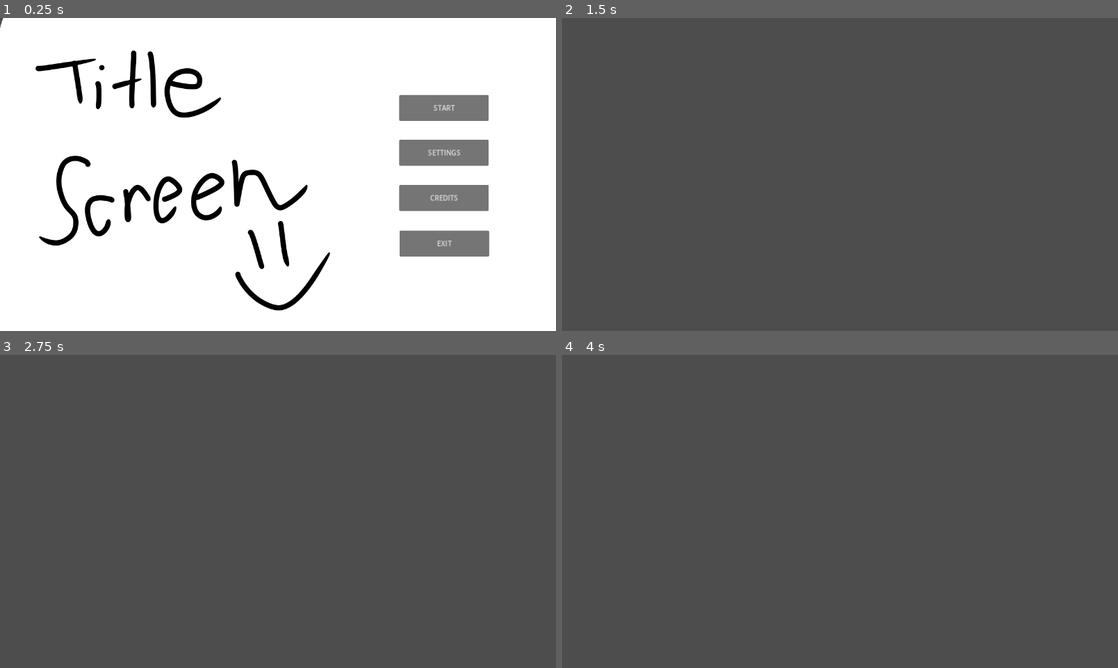
Above: before the commit, frames 1-4 (two rows, left to right).
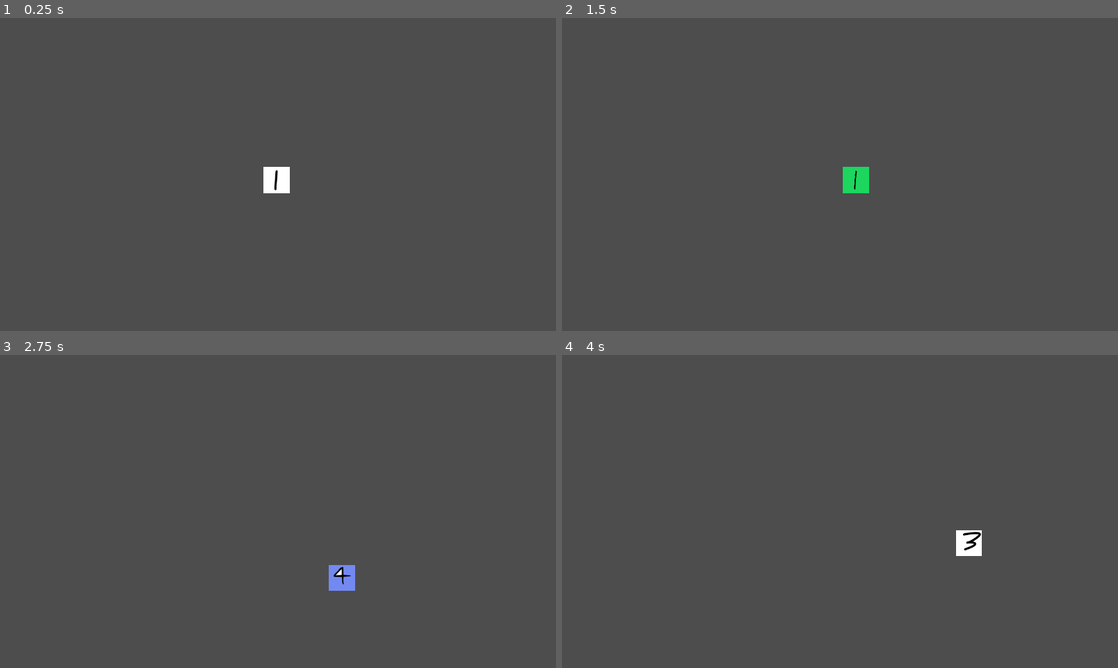
Above: after the commit, the same moments.

Repository: gracexuwt/gdc_jam
Game: Godot game, scene res://scenes/player/player.tscn
The game is run twice, just before and just after one commit, with the same random seed, the same clock (stepped at 60 frames per second) and the same inputs. Before the commit the project starts from res://scenes/menus/title_screen.tscn.
Inputs (mouse positions are in pixels of both pictures, inside the frame that each line leads up to):
- Up to frame 1 (0.25 s): no input
- Up to frame 2 (1.5 s): click (1006, 108) at 0.5 s, where only the run before the commit has a clickable "START"; tap Enter at 1.25 s; hold D (right, bound only after the commit) from 1.28 s (still down)
- Up to frame 3 (2.75 s): release D (right, bound only after the commit) at 2.03 s; hold S (down, bound only after the commit) from 2.03 s (still down)
- Up to frame 4 (4 s): release S (down, bound only after the commit) at 2.78 s; hold D (right, bound only after the commit) 2.78-3.53 s; hold W (up, bound only after the commit) from 3.53 s (still down)

The runs differ from the first frame. In frame 1, 99% of the frame differs, in the area x 0-100%, y 0-100%; in frame 2, 0.4%; in frame 3, 0.4%; in frame 4, 0.4%.

Commit message:
Player scene

Diff:
--- a/project.godot
+++ b/project.godot
@@ -11,7 +11,7 @@
 [application]
 
 config/name="2024 GDC Jam"
-run/main_scene="res://scenes/menus/title_screen.tscn"
+run/main_scene="res://scenes/player/player.tscn"
 config/features=PackedStringArray("4.2", "Forward Plus")
 config/icon="res://icon.svg"
 
@@ -20,3 +20,30 @@
 window/size/viewport_width=1280
 window/size/viewport_height=720
 window/stretch/mode="canvas_items"
+
+[input]
+
+right={
+"deadzone": 0.5,
+"events": [Object(InputEventKey,"resource_local_to_scene":false,"resource_name":"","device":-1,"window_id":0,"alt_pressed":false,"shift_pressed":false,"ctrl_pressed":false,"meta_pressed":false,"pressed":false,"keycode":0,"physical_keycode":68,"key_label":0,"unicode":68,"echo":false,"script":null)
+, Object(InputEventKey,"resource_local_to_scene":false,"resource_name":"","device":0,"window_id":0,"alt_pressed":false,"shift_pressed":false,"ctrl_pressed":false,"meta_pressed":false,"pressed":false,"keycode":0,"physical_keycode":4194321,"key_label":0,"unicode":0,"echo":false,"script":null)
+]
+}
+left={
+"deadzone": 0.5,
+"events": [Object(InputEventKey,"resource_local_to_scene":false,"resource_name":"","device":-1,"window_id":0,"alt_pressed":false,"shift_pressed":false,"ctrl_pressed":false,"meta_pressed":false,"pressed":false,"keycode":0,"physical_keycode":65,"key_label":0,"unicode":65,"echo":false,"script":null)
+, Object(InputEventKey,"resource_local_to_scene":false,"resource_name":"","device":0,"window_id":0,"alt_pressed":false,"shift_pressed":false,"ctrl_pressed":false,"meta_pressed":false,"pressed":false,"keycode":0,"physical_keycode":4194319,"key_label":0,"unicode":0,"echo":false,"script":null)
+]
+}
+up={
+"deadzone": 0.5,
+"events": [Object(InputEventKey,"resource_local_to_scene":false,"resource_name":"","device":-1,"window_id":0,"alt_pressed":false,"shift_pressed":false,"ctrl_pressed":false,"meta_pressed":false,"pressed":false,"keycode":0,"physical_keycode":87,"key_label":0,"unicode":87,"echo":false,"script":null)
+, Object(InputEventKey,"resource_local_to_scene":false,"resource_name":"","device":0,"window_id":0,"alt_pressed":false,"shift_pressed":false,"ctrl_pressed":false,"meta_pressed":false,"pressed":false,"keycode":0,"physical_keycode":4194320,"key_label":0,"unicode":0,"echo":false,"script":null)
+]
+}
+down={
+"deadzone": 0.5,
+"events": [Object(InputEventKey,"resource_local_to_scene":false,"resource_name":"","device":-1,"window_id":0,"alt_pressed":false,"shift_pressed":false,"ctrl_pressed":false,"meta_pressed":false,"pressed":false,"keycode":0,"physical_keycode":83,"key_label":0,"unicode":83,"echo":false,"script":null)
+, Object(InputEventKey,"resource_local_to_scene":false,"resource_name":"","device":-1,"window_id":0,"alt_pressed":false,"shift_pressed":false,"ctrl_pressed":false,"meta_pressed":false,"pressed":false,"keycode":0,"physical_keycode":4194322,"key_label":0,"unicode":0,"echo":false,"script":null)
+]
+}
--- a/scenes/player/player.gd
+++ /dev/null
@@ -1,11 +0,0 @@
-extends Node
-
-
-# Called when the node enters the scene tree for the first time.
-func _ready():
-	pass # Replace with function body.
-
-
-# Called every frame. 'delta' is the elapsed time since the previous frame.
-func _process(delta):
-	pass
--- /dev/null
+++ b/scenes/player/player.tscn
@@ -0,0 +1,105 @@
+[gd_scene load_steps=20 format=3 uid="uid://cubdd8ijfkgmj"]
+
+[ext_resource type="Script" path="res://scripts/characters/player.gd" id="1_ece6d"]
+[ext_resource type="Texture2D" uid="uid://d3f27khxh574j" path="res://assets/art/animations/Player/walk_down1.png" id="2_4lknj"]
+[ext_resource type="Texture2D" uid="uid://dekcritxyius8" path="res://assets/art/animations/Player/walk_down2.png" id="3_2vmmy"]
+[ext_resource type="Texture2D" uid="uid://k5c6bl2ar2xw" path="res://assets/art/animations/Player/walk_down3.png" id="4_3llhl"]
+[ext_resource type="Texture2D" uid="uid://cb4bf8khcp4sq" path="res://assets/art/animations/Player/walk_down4.png" id="5_nkcl7"]
+[ext_resource type="Texture2D" uid="uid://cypn2qnbhga3r" path="res://assets/art/animations/Player/walk_left1.png" id="6_n68np"]
+[ext_resource type="Texture2D" uid="uid://b235ccmsmhdps" path="res://assets/art/animations/Player/walk_left2.png" id="7_pmx58"]
+[ext_resource type="Texture2D" uid="uid://df2veytx2tufi" path="res://assets/art/animations/Player/walk_left3.png" id="8_a5r7n"]
+[ext_resource type="Texture2D" uid="uid://c1ylilxttpr7t" path="res://assets/art/animations/Player/walk_left4.png" id="9_8qs4l"]
+[ext_resource type="Texture2D" uid="uid://dce7ra3pxt3yw" path="res://assets/art/animations/Player/walk_right1.png" id="10_fyhw6"]
+[ext_resource type="Texture2D" uid="uid://c4u1tn5tr02ww" path="res://assets/art/animations/Player/walk_right2.png" id="11_kotqe"]
+[ext_resource type="Texture2D" uid="uid://c6jd4goy3vvk7" path="res://assets/art/animations/Player/walk_right3.png" id="12_n8326"]
+[ext_resource type="Texture2D" uid="uid://gbma5n8g0yrk" path="res://assets/art/animations/Player/walk_right4.png" id="13_ic43l"]
+[ext_resource type="Texture2D" uid="uid://druildaddj1lq" path="res://assets/art/animations/Player/walk_up1.png" id="14_fnuvk"]
+[ext_resource type="Texture2D" uid="uid://c1jve0e0q0a5m" path="res://assets/art/animations/Player/walk_up2.png" id="15_rv5sp"]
+[ext_resource type="Texture2D" uid="uid://bu3b4fb4kymp0" path="res://assets/art/animations/Player/walk_up3.png" id="16_fktae"]
+[ext_resource type="Texture2D" uid="uid://do4oh2cbqru71" path="res://assets/art/animations/Player/walk_up4.png" id="17_pit4f"]
+
+[sub_resource type="SpriteFrames" id="SpriteFrames_cvrjr"]
+animations = [{
+"frames": [{
+"duration": 1.0,
+"texture": ExtResource("2_4lknj")
+}, {
+"duration": 1.0,
+"texture": ExtResource("3_2vmmy")
+}, {
+"duration": 1.0,
+"texture": ExtResource("4_3llhl")
+}, {
+"duration": 1.0,
+"texture": ExtResource("5_nkcl7")
+}],
+"loop": true,
+"name": &"walk_down",
+"speed": 5.0
+}, {
+"frames": [{
+"duration": 1.0,
+"texture": ExtResource("6_n68np")
+}, {
+"duration": 1.0,
+"texture": ExtResource("7_pmx58")
+}, {
+"duration": 1.0,
+"texture": ExtResource("8_a5r7n")
+}, {
+"duration": 1.0,
+"texture": ExtResource("9_8qs4l")
+}],
+"loop": true,
+"name": &"walk_left",
+"speed": 5.0
+}, {
+"frames": [{
+"duration": 1.0,
+"texture": ExtResource("10_fyhw6")
+}, {
+"duration": 1.0,
+"texture": ExtResource("11_kotqe")
+}, {
+"duration": 1.0,
+"texture": ExtResource("12_n8326")
+}, {
+"duration": 1.0,
+"texture": ExtResource("13_ic43l")
+}],
+"loop": true,
+"name": &"walk_right",
+"speed": 5.0
+}, {
+"frames": [{
+"duration": 1.0,
+"texture": ExtResource("14_fnuvk")
+}, {
+"duration": 1.0,
+"texture": ExtResource("15_rv5sp")
+}, {
+"duration": 1.0,
+"texture": ExtResource("16_fktae")
+}, {
+"duration": 1.0,
+"texture": ExtResource("17_pit4f")
+}],
+"loop": true,
+"name": &"walk_up",
+"speed": 5.0
+}]
+
+[sub_resource type="RectangleShape2D" id="RectangleShape2D_4toil"]
+size = Vector2(41, 58)
+
+[node name="Player" type="Area2D"]
+position = Vector2(637, 373)
+script = ExtResource("1_ece6d")
+
+[node name="AnimatedSprite2D" type="AnimatedSprite2D" parent="."]
+sprite_frames = SubResource("SpriteFrames_cvrjr")
+animation = &"walk_down"
+
+[node name="CollisionShape2D" type="CollisionShape2D" parent="."]
+position = Vector2(-0.5, 0)
+shape = SubResource("RectangleShape2D_4toil")
--- /dev/null
+++ b/scripts/characters/player.gd
@@ -0,0 +1,40 @@
+extends Area2D
+
+@export var movement_speed = 200
+var screen_size
+
+# Called when the node enters the scene tree for the first time.
+func _ready():
+	screen_size = get_viewport_rect().size
+
+
+# Called every frame. 'delta' is the elapsed time since the previous frame.
+func _process(delta):
+	var velocity = Vector2.ZERO
+	if Input.is_action_pressed("right"):
+		velocity.x += 1
+	if Input.is_action_pressed("left"):
+		velocity.x -= 1
+	if Input.is_action_pressed("down"):
+		velocity.y += 1
+	if Input.is_action_pressed("up"):
+		velocity.y -= 1
+
+	if velocity.length() > 0:
+		velocity = velocity.normalized() * movement_speed
+		if(velocity.x != 0 && velocity.y != 0):
+			get_node("AnimatedSprite2D").stop()
+		elif velocity.x > 0:
+			get_node("AnimatedSprite2D").play("walk_right")
+		elif velocity.x < 0:
+			get_node("AnimatedSprite2D").play("walk_left")
+		elif velocity.y > 0:
+			get_node("AnimatedSprite2D").play("walk_up")
+		else:
+			get_node("AnimatedSprite2D").play("walk_down")
+	else:
+		get_node("AnimatedSprite2D").stop()
+
+	# Update position
+	position += velocity * delta
+	position = position.clamp(Vector2.ZERO, screen_size)
Binary file added: assets/art/animations/Player/walk_down1.png
Not shown, added: assets/art/animations/Player/walk_down1.png.import
Binary file added: assets/art/animations/Player/walk_down2.png
Not shown, added: assets/art/animations/Player/walk_down2.png.import
Binary file added: assets/art/animations/Player/walk_down3.png
Not shown, added: assets/art/animations/Player/walk_down3.png.import
Binary file added: assets/art/animations/Player/walk_down4.png
Not shown, added: assets/art/animations/Player/walk_down4.png.import
Binary file added: assets/art/animations/Player/walk_left1.png
Not shown, added: assets/art/animations/Player/walk_left1.png.import
Binary file added: assets/art/animations/Player/walk_left2.png
Not shown, added: assets/art/animations/Player/walk_left2.png.import
(and 20 more such lines)
